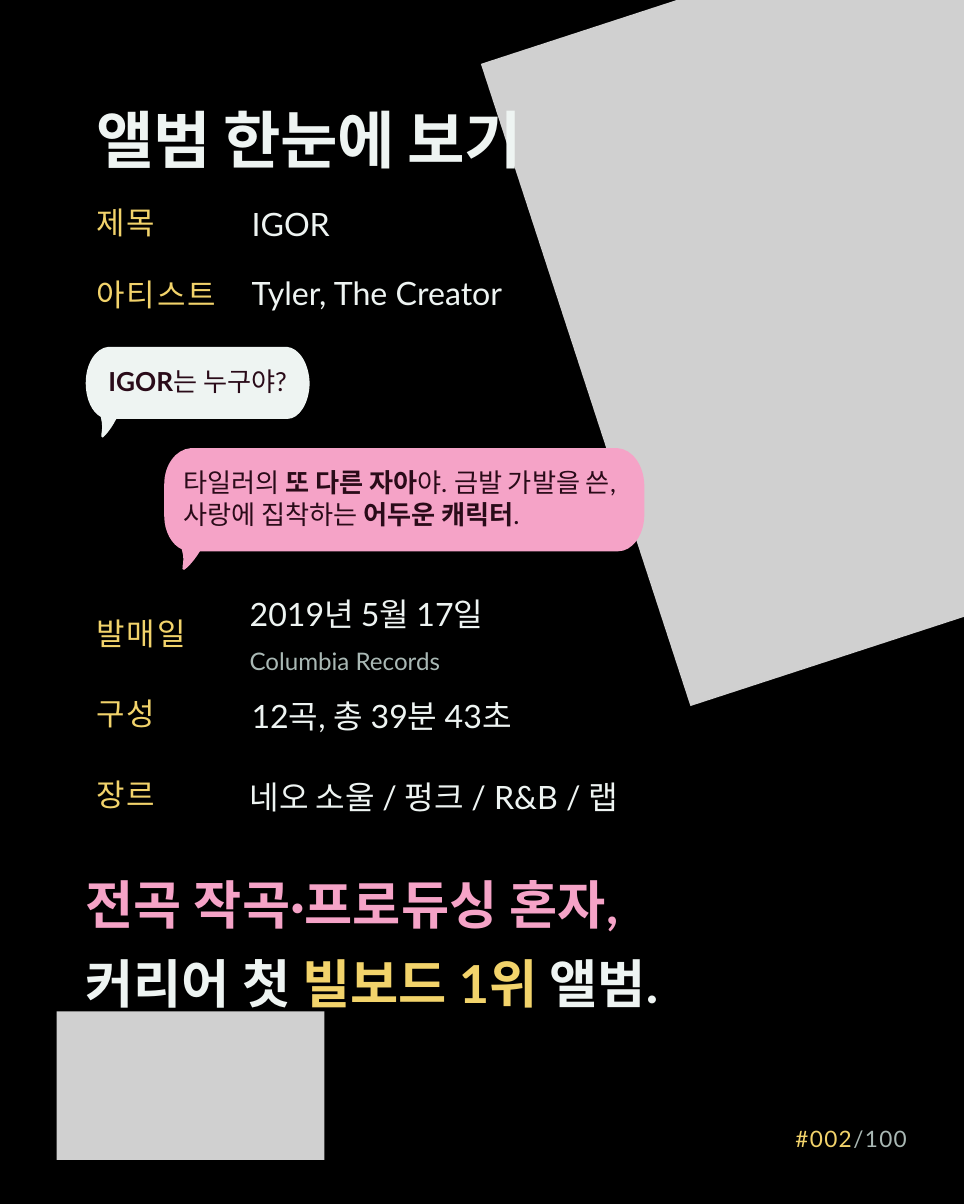
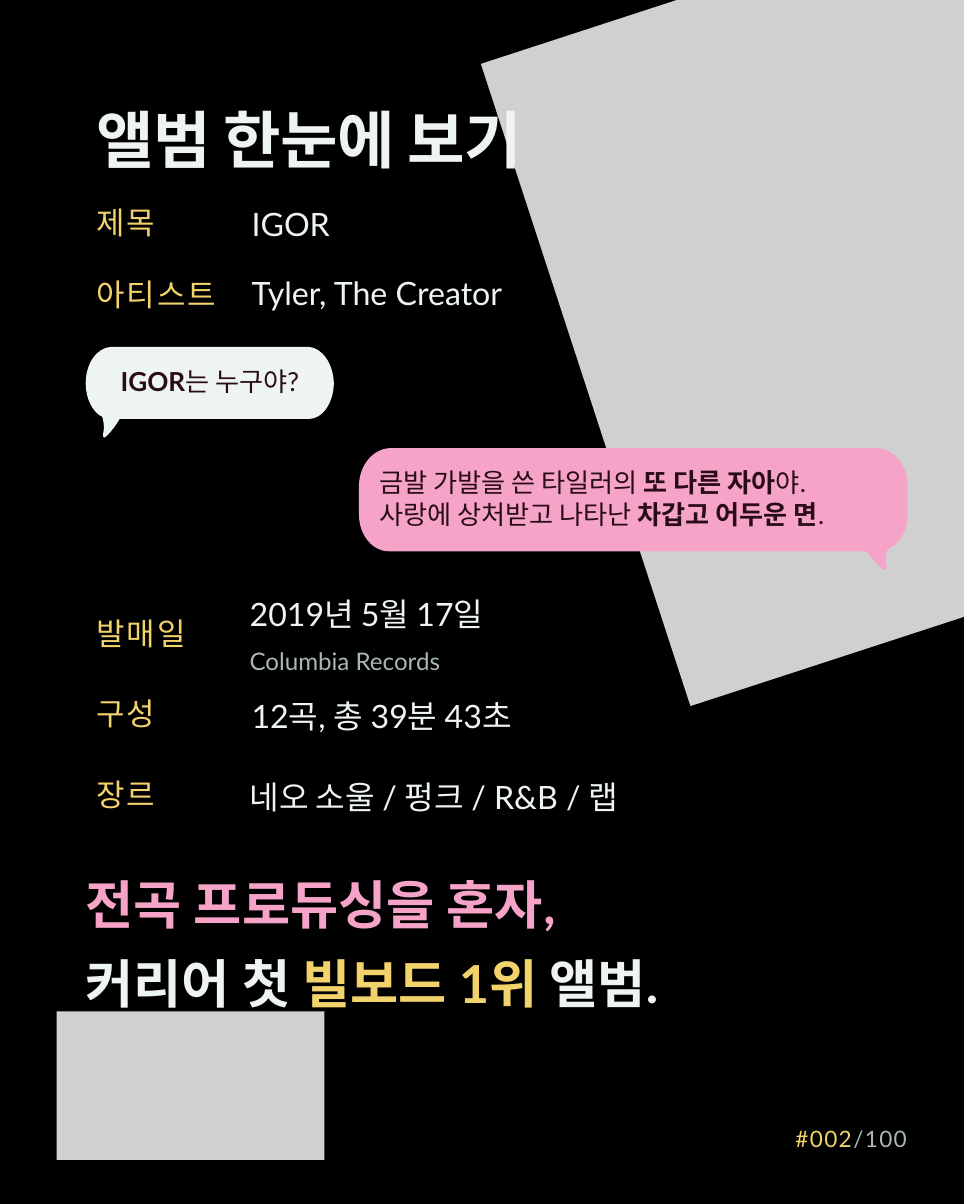
Before and after one commit to yeezyismygoat-pixel/ClaudeRep, a slide deck: slide 2 of IGOR_명반002_초안.pptx. Drawn at 964x1204 pixels with LibreOffice and Linux fonts; fonts in the diff are those of the drawing; grey boxes stand for pictures. Boxes give left, top, right and bottom in pixels: in the first picture for what was removed or moved away, otherwise in the second. Text is boxed around its words. In the diff, an @@ line names an element or a change of style, - is before the commit and + after.

```diff
--- a/IGOR_명반002_초안.pptx
+++ b/IGOR_명반002_초안.pptx
@@ freeform shape resized from (x1=86, y1=347, x2=309, y2=438) to (x1=86, y1=347, x2=334, y2=438) @@
@@ text "IGOR는 누구야?" moved from (x1=108, y1=369, x2=287, y2=393) to (x1=121, y1=369, x2=299, y2=393) @@
@@ freeform shape resized from (x1=165, y1=448, x2=644, y2=570) to (x1=359, y1=448, x2=907, y2=570) @@
@@ text at (x1=380, y1=470, x2=824, y2=527): text changed @@
-타일러의 또 다른 자아야. 금발 가발을 쓴,
-사랑에 집착하는 어두운 캐릭터.
+금발 가발을 쓴 타일러의 또 다른 자아야.
+사랑에 상처받고 나타난 차갑고 어두운 면.
@@ text at (x1=86, y1=880, x2=556, y2=932): text changed @@
-전곡 작곡·프로듀싱 혼자,
+전곡 프로듀싱을 혼자,
```
Also in this commit, not shown: 7 other slides changed, 1 other file.
